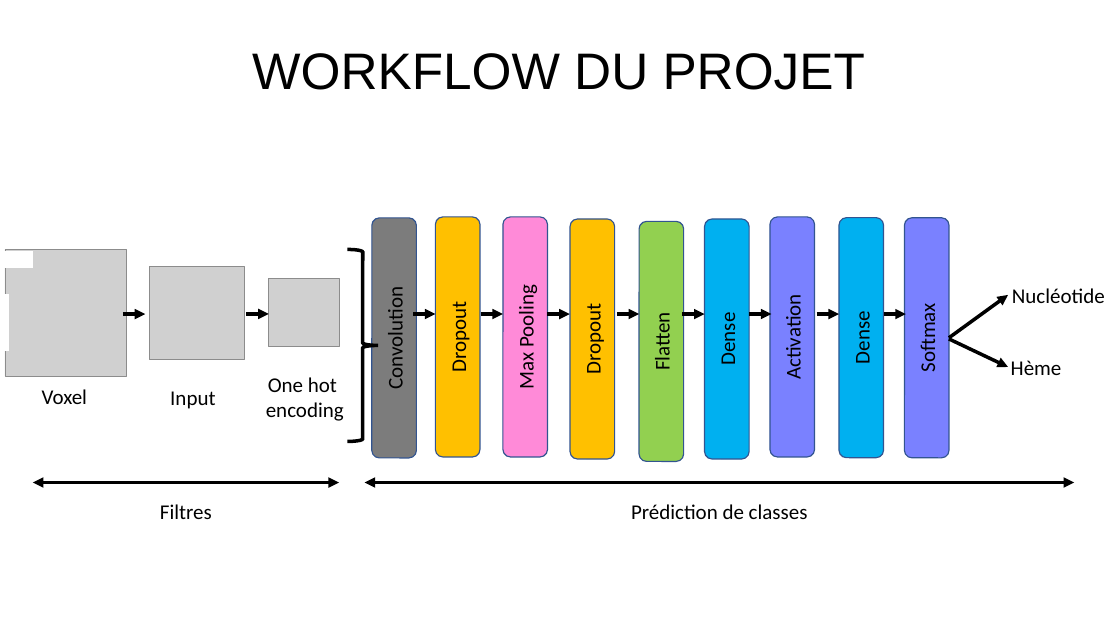
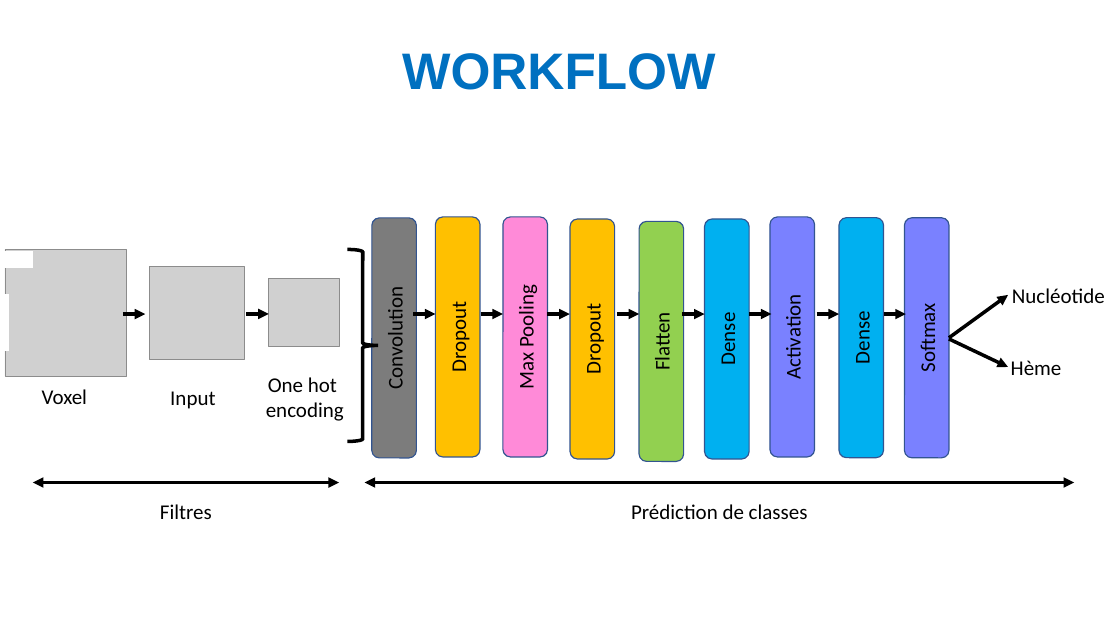
Before and after one commit to juugeebee/Projet_DL_M2, a slide deck: slide 5 of PresentationDL_JGorse.pptx. Drawn at 1120x630 pixels with LibreOffice and Linux fonts; fonts in the diff are those of the drawing; grey boxes stand for pictures. Boxes give left, top, right and bottom in pixels: in the first picture for what was removed or moved away, otherwise in the second. Text is boxed around its words. In the diff, an @@ line names an element or a change of style, - is before the commit and + after.

```diff
--- a/PresentationDL_JGorse.pptx
+++ b/PresentationDL_JGorse.pptx
@@ text at <box>402,53,715,90</box>: text changed; text colour #000000 to #0070C0; bold on @@
-WORKFLOW DU PROJET
+WORKFLOW
```
Also in this commit, not shown: 10 other slides changed.
